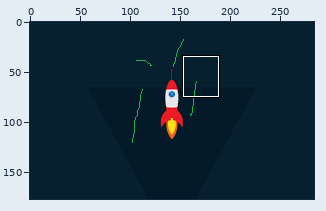
Sprite sheet -- imagenes/dragon.png. The first picture is a wide view before the edit; the outline marks the close-up.
Close-up. Old version:
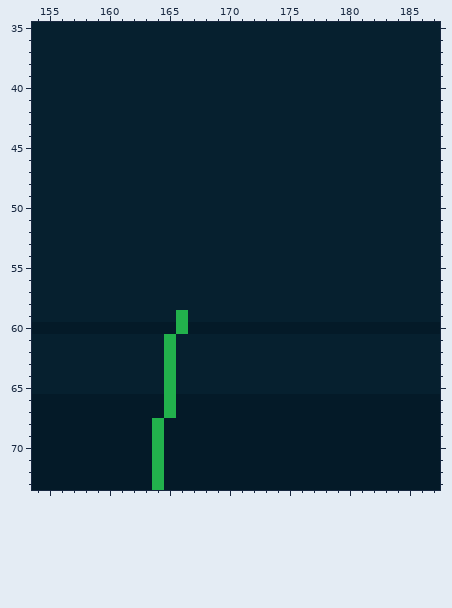
The file is 284x177 pixels. Colours within 5 levels of each other are drawn and written as one. Shown: x 154..187, y 35..73.
Now the later version:
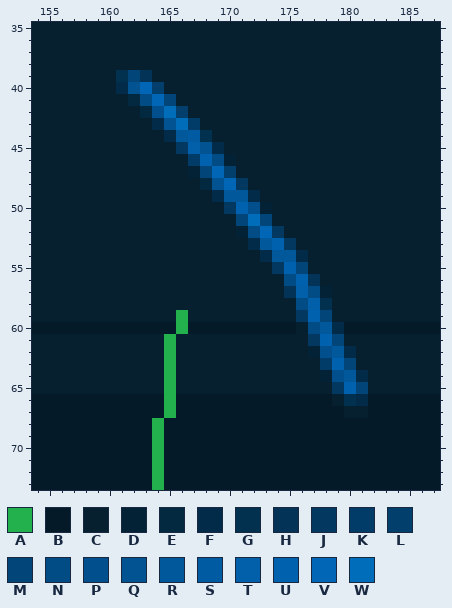
Palette (. is transparent): A #22b14c  B #041a28  C #06202f  D #042235  E #032941  F #022b49  G #02304f  H #033458  J #033961  K #013b67  L #023f6d  M #014579  N #024c85  P #014f8c  Q #025392  R #01599c  S #015ba2  T #0160a9  U #0062af  V #0166b6  W #006dba
Log entry: logo mejorado azul
Diff:
{"y":39,"x":161,"old":"CCC","new":"GMH"}
{"y":40,"x":161,"old":"CCCC","new":"FQVL"}
{"y":41,"x":162,"old":"CCCC","new":"ENVM"}
{"y":42,"x":163,"old":"CCCC","new":"EPWL"}
{"y":43,"x":164,"old":"CCCC","new":"FQWK"}
{"y":44,"x":165,"old":"CCCC","new":"FRSG"}
{"y":45,"x":166,"old":"CCCC","new":"JTQF"}
{"y":46,"x":167,"old":"CCCC","new":"KUND"}
{"y":47,"x":167,"old":"CCCC","new":"DMVL"}
{"y":48,"x":168,"old":"CCCC","new":"EQVJ"}
{"y":49,"x":169,"old":"CCCC","new":"FRRF"}
{"y":50,"x":170,"old":"CCCC","new":"JUPD"}
{"y":51,"x":171,"old":"CCC","new":"MWM"}
{"y":52,"x":171,"old":"CCCC","new":"DNVJ"}
{"y":53,"x":172,"old":"CCCC","new":"FRUJ"}
{"y":54,"x":173,"old":"CCCC","new":"FRRF"}
{"y":55,"x":174,"old":"CCC","new":"JUM"}
{"y":56,"x":175,"old":"CCC","new":"NUH"}
{"y":57,"x":175,"old":"CCCC","new":"HTND"}
{"y":58,"x":176,"old":"CCC","new":"NTG"}
{"y":59,"x":176,"old":"CCC","new":"JUM"}
{"y":60,"x":176,"old":"BBBB","new":"CNRF"}
{"y":61,"x":177,"old":"CCC","new":"JUM"}
{"y":62,"x":177,"old":"CCCC","new":"DPRF"}
{"y":63,"x":178,"old":"CCC","new":"KUM"}
{"y":64,"x":178,"old":"CCCC","new":"DPRF"}
{"y":65,"x":179,"old":"CCC","new":"JUM"}
{"y":66,"x":179,"old":"BBB","new":"CGF"}
{"y":67,"x":180,"old":"BB","new":"CC"}
